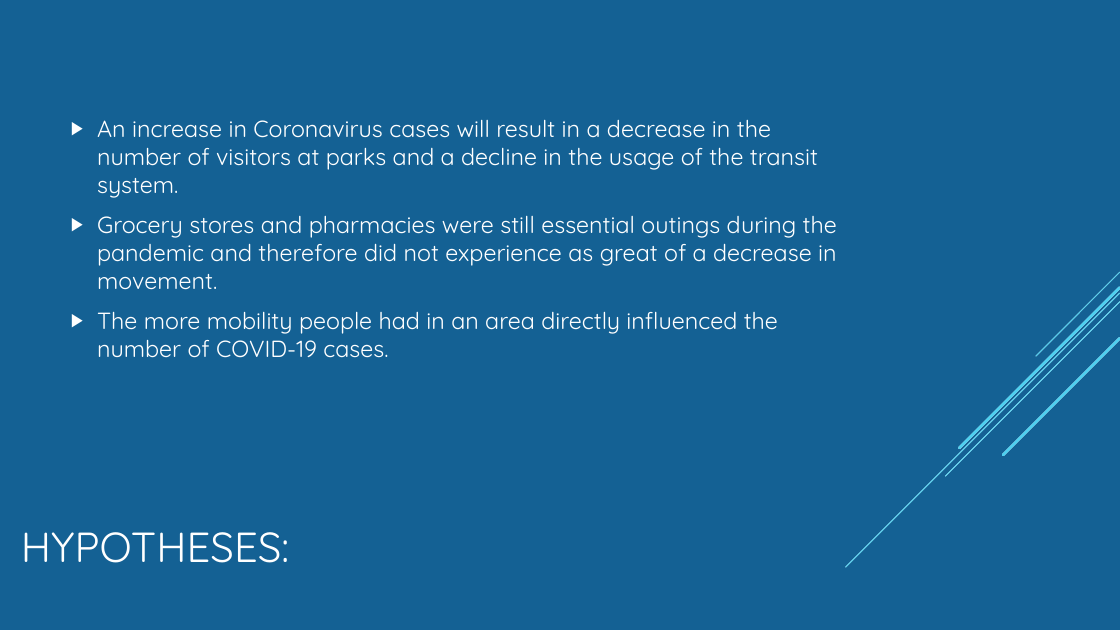
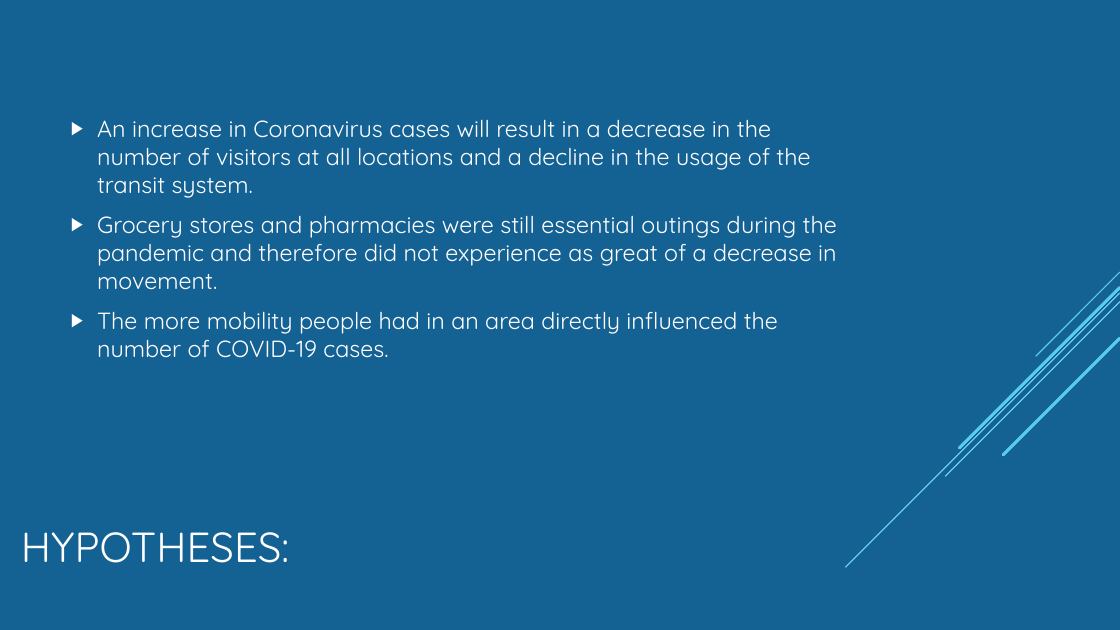
Before and after one commit to Munseaux/Pandemic-Movement, a slide deck: slide 3 of presentation.pptx. Drawn at 1120x630 pixels with LibreOffice and Linux fonts; fonts in the diff are those of the drawing. Boxes give left, top, right and bottom in pixels: in the first picture for what was removed or moved away, otherwise in the second. Text is boxed around its words. In the diff, an @@ line names an element or a change of style, - is before the commit and + after.

```diff
--- a/presentation.pptx
+++ b/presentation.pptx
@@ text at (97,120,810,198): text changed @@
-▶ An increase in Coronavirus cases will result in a decrease in the number of visitors at parks and a decline in the usage of the transit system.
+▶ An increase in Coronavirus cases will result in a decrease in the number of visitors at all locations and a decline in the usage of the transit system.
```
Also in this commit, not shown: 5 other slides changed, 1 slide added, 2 slides removed.
